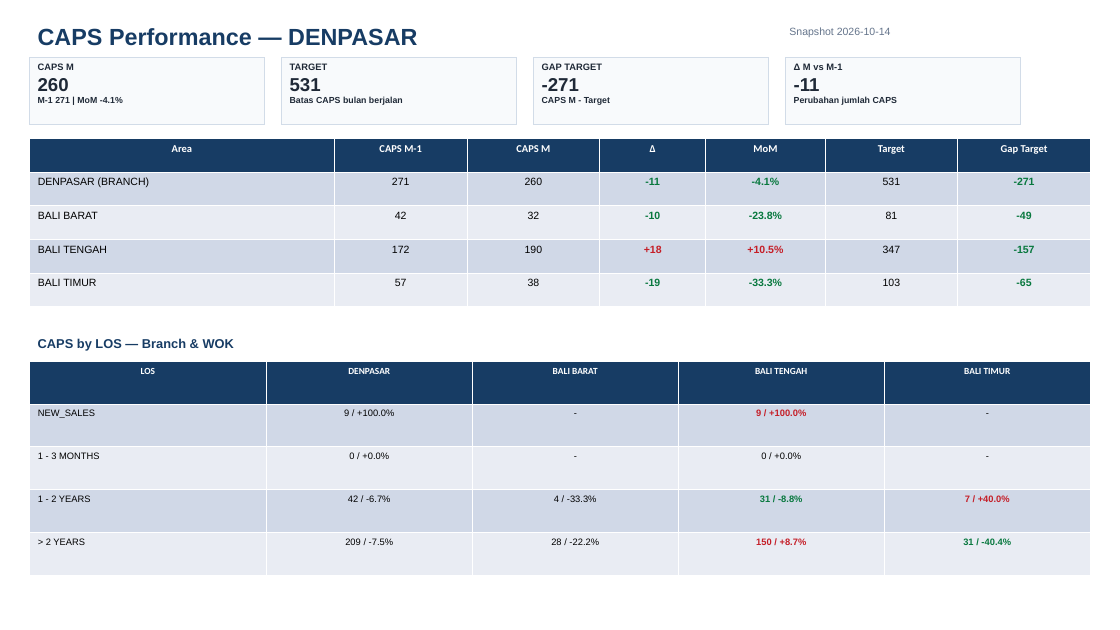
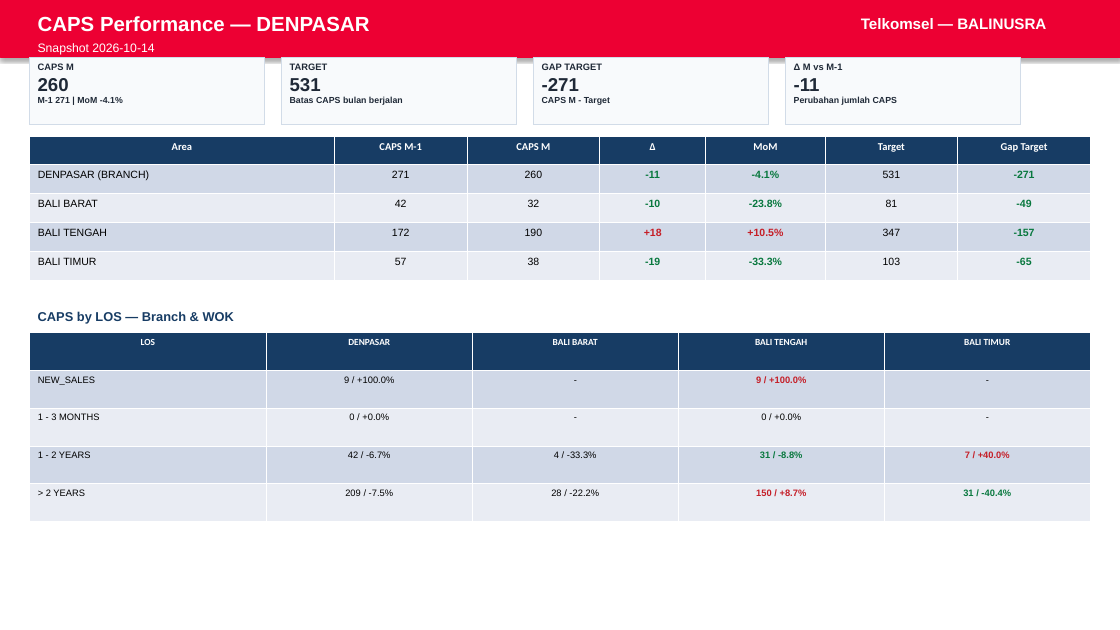
Before and after one commit to linktreehhbalnus-eng/wow_balnus, a slide deck: slide 12 of beta_12wok/reports/BRANCH_DENPASAR_PERFORMANCE_SUMMARY_20261014_INARA.pptx. Drawn at 1120x630 pixels with LibreOffice and Linux fonts; fonts in the diff are those of the drawing. Boxes give left, top, right and bottom in pixels: in the first picture for what was removed or moved away, otherwise in the second. Text is boxed around its words. In the diff, an @@ line names an element or a change of style, - is before the commit and + after.

```diff
--- a/beta_12wok/reports/BRANCH_DENPASAR_PERFORMANCE_SUMMARY_20261014_INARA.pptx
+++ b/beta_12wok/reports/BRANCH_DENPASAR_PERFORMANCE_SUMMARY_20261014_INARA.pptx
@@ rectangle added at (0, 0, 1120, 57), fill #ED0033, outline #ED0033 0.75 pt @@
@@ text "CAPS Performance — DENPASAR": place and size @@
-text "CAPS Performance — DENPASAR" at (38, 28, 417, 46)
+text "CAPS Performance — DENPASAR" at (38, 16, 369, 32)
@@ text "CAPS Performance — DENPASAR" at (38, 16, 369, 32): size 20 to 17.5 pt, text colour #173C64 to #FFFFFF @@
@@ text added at (861, 18, 1046, 29), 13 pt, text #FFFFFF, bold @@
+Telkomsel — BALINUSRA
@@ text "Snapshot 2026-10-14": place and size @@
-text "Snapshot 2026-10-14" at (789, 27, 891, 37)
+text "Snapshot 2026-10-14" at (38, 43, 154, 55)
@@ text "Snapshot 2026-10-14" at (38, 43, 154, 55): size 9 to 10.5 pt, text colour #64748B to #FFFFFF @@
@@ table: place and size @@
-table at (29, 139, 1091, 307)
+table at (29, 136, 1091, 281)
@@ text "CAPS by LOS — Branch ...": place and size @@
-text "CAPS by LOS — Branch ..." at (38, 338, 234, 351)
+text "CAPS by LOS — Branch ..." at (38, 311, 234, 323)
@@ table: place and size @@
-table at (29, 361, 1090, 576)
+table at (29, 333, 1090, 522)
```
Also in this commit, not shown: 1 other slide changed, 13 other files.
